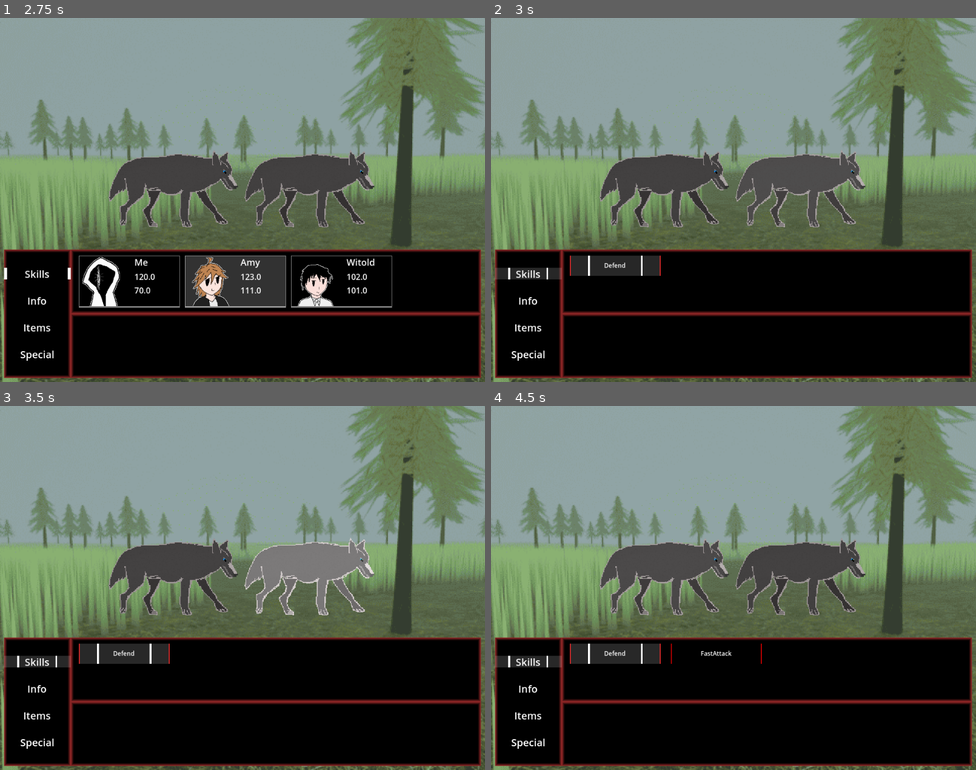
Above: before the commit, frames 1-4 (two rows, left to right).
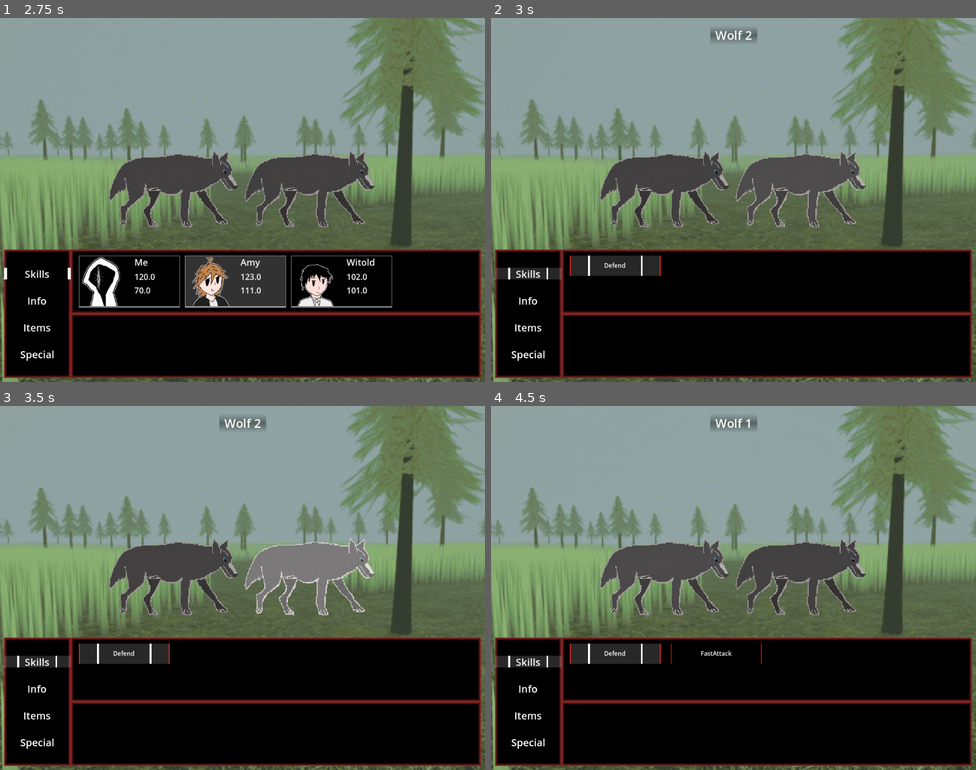
Above: after the commit, the same moments.

Repository: Herosege/PureKillRot
Game: Godot game, scene res://Scenes/fight_scene.tscn
The game is run twice, just before and just after one commit, with the same random seed, the same clock (stepped at 60 frames per second) and the same inputs. This scene is started directly instead of the project's main scene.
Inputs:
- Up to frame 1 (2.75 s): hold Right (move_right) 0.53-1.28 s; tap Z (accept) at 0.6, 1.55, 2, 2.1 s; tap Enter at 1.25 s; hold X (back) 1.28-2.03 s; tap Shift (Sprint) at 1.35 s; hold Right (move_right) from 2.03 s (still down)
- Up to frame 2 (3 s): tap Z (accept) at 2.75, 2.85 s; release Right (move_right) at 2.78 s; hold Up (move_up) from 2.78 s (still down)
- Up to frame 3 (3.5 s): keep holding Up (move_up)
- Up to frame 4 (4.5 s): release Up (move_up) at 3.53 s; hold Shift (Sprint) 3.53-4.28 s; hold Left (move_left) from 3.53 s (still down); tap Z (accept) at 3.8, 4.25, 4.35 s

Frame 1 is identical in both runs. In frame 2, 0.3% of the frame differs, in the area x 45-55%, y 3-7%; in frame 3, 0.3%; in frame 4, 0.3%.

Commit message:
added better turn handling,canceling actions and stuff like that

Diff:
--- a/Scenes/fight_scene.tscn
+++ b/Scenes/fight_scene.tscn
@@ -28,6 +28,20 @@
 [sub_resource type="LabelSettings" id="LabelSettings_1kdeu"]
 font_size = 20
 
+[sub_resource type="Gradient" id="Gradient_11mp3"]
+offsets = PackedFloat32Array(0.1, 0.5, 0.9)
+colors = PackedColorArray(0, 0, 0, 0, 0, 0, 0, 0.392157, 0, 0, 0, 0)
+
+[sub_resource type="GradientTexture2D" id="GradientTexture2D_1a0q2"]
+gradient = SubResource("Gradient_11mp3")
+height = 48
+fill_to = Vector2(0, 1)
+metadata/_snap_enabled = true
+
+[sub_resource type="LabelSettings" id="LabelSettings_j70gj"]
+font_size = 24
+outline_color = Color(0, 0, 0, 1)
+
 [node name="Battle" type="Control"]
 layout_mode = 3
 anchors_preset = 15
@@ -376,6 +390,33 @@
 [node name="Message" type="RichTextLabel" parent="UI/Explanation/Panel/MarginContainer" groups=["DownPanelMessage"]]
 layout_mode = 2
 bbcode_enabled = true
+
+[node name="EnemyNameDisplay" type="MarginContainer" parent="UI"]
+visible = false
+layout_mode = 1
+anchors_preset = 5
+anchor_left = 0.5
+anchor_right = 0.5
+offset_left = -20.0
+offset_right = 20.0
+offset_bottom = 40.0
+grow_horizontal = 2
+theme_override_constants/margin_top = 10
+
+[node name="TextureRect" type="TextureRect" parent="UI/EnemyNameDisplay"]
+layout_mode = 2
+texture = SubResource("GradientTexture2D_1a0q2")
+
+[node name="TextMargin" type="MarginContainer" parent="UI/EnemyNameDisplay"]
+layout_mode = 2
+theme_override_constants/margin_left = 10
+theme_override_constants/margin_right = 10
+
+[node name="Label" type="Label" parent="UI/EnemyNameDisplay/TextMargin"]
+layout_mode = 2
+text = "wolf"
+label_settings = SubResource("LabelSettings_j70gj")
+horizontal_alignment = 1
 
 [node name="Enemies" type="Control" parent="."]
 layout_mode = 1
--- a/Script/fight_scene.gd
+++ b/Script/fight_scene.gd
@@ -14,6 +14,7 @@
 @onready var Cursor = get_tree().get_nodes_in_group("Cursor")
 
 @onready var OverlayColor = get_node("Overlay/ColorRect")
+@onready var EnNameDis = get_node("UI/EnemyNameDisplay")
 
 @onready var ItemScene = load("res://Scenes/UIElements/item.tscn")
 
@@ -77,6 +78,8 @@
 	$Overlay.visible = true
 
 func _ready():
+	for i in PartyInfo.MainParty.size():
+		ActionBuffer.append(-1)
 	#don't touch this or everything breaks :)
 	await get_tree().create_timer(0.05).timeout
 	#
@@ -151,7 +154,7 @@
 			AnimateCursor(true,MenuLayer)
 		if MenuTypes[SelIndexAction].size() == MenuLayer:
 			if !(SelIndexAction == SELECT_PROFILE):
-				ActionBuffer.append([TempItemList[SelIndexItem],1,SelIndexEnemy])
+				ActionBuffer[CharacterTurn] = [TempItemList[SelIndexItem],1,SelIndexEnemy]
 
 				CharacterTurn += 1
 				while PartyInfo.MainParty[min(CharacterTurn,PartyInfo.MainParty.size()-1)].Dead == true and !PartyInfo.MainParty.size() <= CharacterTurn:
@@ -170,6 +173,17 @@
 			CharProfs.visible = true
 
 	if Input.is_action_just_pressed("back"):
+		if MenuLayer == 0 and CharacterTurn > 0:
+			var GoBackAmnt = CharacterTurn - 1
+			while PartyInfo.MainParty[GoBackAmnt].Dead == true and GoBackAmnt > 0:
+				GoBackAmnt -= 1
+			if GoBackAmnt == 0 and PartyInfo.MainParty[GoBackAmnt].Dead == true:
+				return
+			CharacterTurn = GoBackAmnt
+			#print("Pre:   ",ActionBuffer)
+			ActionBuffer.set(CharacterTurn,-1)
+			#print("Post:   ",ActionBuffer)
+			UpdateProfiles()
 		if MenuLayer > 0 and Cursor.size() > MenuLayer-1:
 			AnimateCursor(false,MenuLayer-1)
 
@@ -192,6 +206,9 @@
 				Cursor[2].SetCursorFromIndex(SelIndexProf)
 			SELECT_CHARACTER:
 				var AnimSprite
+				EnNameDis.visible = true
+				var SetName =  str(BattleEnemies[SelIndexEnemy].Name) + " " + str(SelIndexEnemy+1) if BattleEnemies.size() > 1 else str(BattleEnemies[SelIndexEnemy].Name)
+				EnNameDis.get_node("TextMargin/Label").text = SetName
 				for i in EnemyList.get_children().size():
 					AnimSprite = EnemyList.get_child(i).get_child(0)
 					AnimSprite.material.set_shader_parameter("FlashOn",false)
@@ -307,24 +324,27 @@
 			break
 		if AwaitInptToEnd:
 			break
-		SkillUseTimer.start(1.0)
-		await SkillUseTimer.timeout
-		if ActionBuffer[i][1] == 0:
-			match SelIndexAction:
-				ACTION_SKILL:
-					SkillUse(ActionBuffer[i])
-				ACTION_INFO:
-					pass
-				ACTION_ITEM:
-					pass
-				ACTION_SPECIAL:
-					pass
-		else:
-			SkillUse(ActionBuffer[i])
+		if ActionBuffer[i] is not int:
+			SkillUseTimer.start(1.0)
+			await SkillUseTimer.timeout
+			if ActionBuffer[i][1] == 0:
+				match SelIndexAction:
+					ACTION_SKILL:
+						SkillUse(ActionBuffer[i])
+					ACTION_INFO:
+						pass
+					ACTION_ITEM:
+						pass
+					ACTION_SPECIAL:
+						pass
+			else:
+				SkillUse(ActionBuffer[i])
 	ResetMenu()
-	CharacterTurn = 0
+	CharacterTurn = FightParty[0]
 	UpdateProfiles()
-	ActionBuffer.resize(0)
+	ActionBuffer.resize(PartyInfo.MainParty.size())
+	for i in ActionBuffer.size():
+		ActionBuffer[i] = -1
 	HaltAction = false if !AwaitInptToEnd else true
 
 func GenEnemyActions():
@@ -352,6 +372,7 @@
 				ResetCursor(2)
 			SELECT_CHARACTER:
 				var AnimSprite
+				EnNameDis.visible = false
 				for i in EnemyList.get_children().size():
 					AnimSprite = EnemyList.get_child(i).get_child(0)
 					AnimSprite.material.set_shader_parameter("FlashOn",false)
@@ -368,6 +389,7 @@
 		ResetCursor(2)
 		#
 		var AnimSprite
+		EnNameDis.visible = false
 		for i in EnemyList.get_children().size():
 			AnimSprite = EnemyList.get_child(i).get_child(0)
 			AnimSprite.material.set_shader_parameter("FlashOn",false)
@@ -376,7 +398,7 @@
 	var Effect = SkillDB.GetSkill(SkillT[0]).Effect
 	var Vals = SkillDB.GetSkill(SkillT[0]).Values
 	var TargetArray = BattleEnemies if SkillT[1] == 1 else PartyInfo.MainParty
-	var TargetType = SkillT[2]
+	var TargetType = SkillT[2] if SkillT[2] <= TargetArray.size()-1 else 0
 	var EnemyType = TargetArray[TargetType]
 	match Effect:
 		Enums.TSkill.Damage:
@@ -399,7 +421,7 @@
 					return
 			else:
 				EnemyType.TakeDamage(Vals[0])
-				var EnemName = str(EnemyType.Name) if TargetArray.size() <= 1 else str(EnemyType.Name) + "_" + str(TargetType+1)
+				var EnemName = str(EnemyType.Name) if TargetArray.size() <= 1 else str(EnemyType.Name) + " " + str(TargetType+1)
 				SignalBus.emit_signal("AnnounceAction",EnemName + " took " + str(Vals[0]) + " Damage!")
 				if EnemyType.Health <= 0:
 					SignalBus.emit_signal("AnnounceAction",EnemName + " died")
@@ -424,6 +446,7 @@
 		ActionBuffer.remove_at(PartyInfo.MainParty.size()+Index)
 	BattleEnemies.remove_at(Index)
 	EnemyList.get_child(Index).queue_free()
+	SelIndexEnemy = 0
 
 func CharacterDie(Index):
 	FightParty.remove_at(FightParty.find(Index))
Not shown: 1 places in Scenes/fight_scene.tscn that only renumber resources
